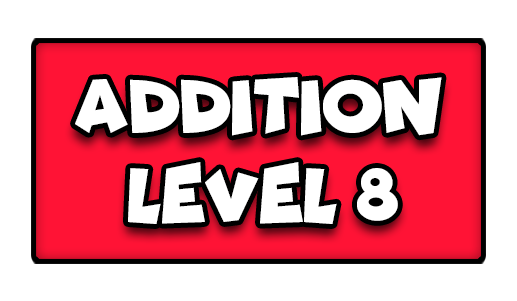
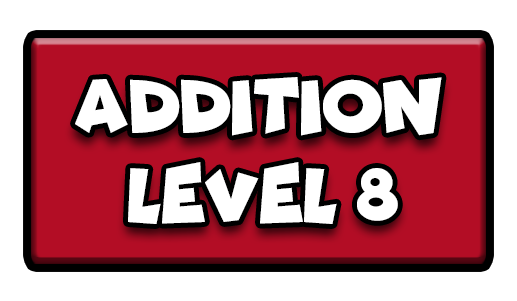
Two versions of the same layered image (w=517, h=301). Layer-by-layer changes:
painted on "Rounded Rectangle 1" over (x1=31, y1=38, x2=486, y2=264)
